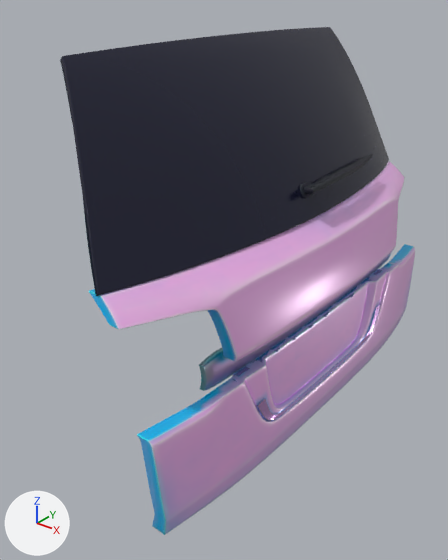
What one commit did to the glTF model model/parts/tailgate.glb.
One viewpoint serves both versions: a 50 mm lens placed at (3.249, -1.508, 1.967), pointed at (2.149, -0.133, 1.114). Arrows for +X, +Y and +Z are at lower left; the lights stay in place. The picture after the commit comes second. Where no turn or scale is listed for an object, it has been applied to the vertices. Vertices at exactly the same position are counted once.

In view in the first picture: 'Garnish', 'black_11', 'black_12', 'carpaint_6', 'chrome_4', 'windowglass_39'.
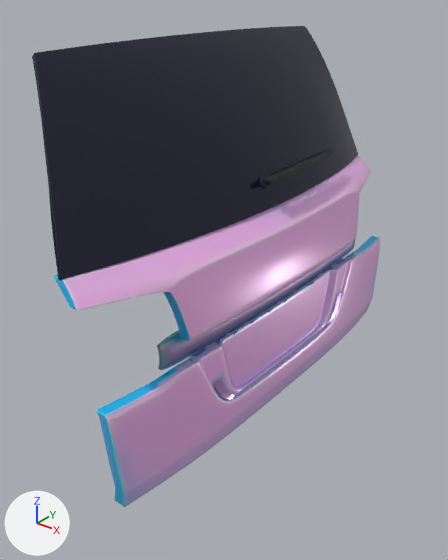
Where the change shows, as pixel boxes [x1, y1, x2, y2] in the pictures (448 x 560 px):
'windowglass_39', moved, rescaled: before [61, 27, 389, 295]; after [33, 26, 358, 279]
'carpaint_6', moved, rescaled: before [89, 161, 415, 535]; after [54, 155, 380, 507]
'Garnish', moved: before [199, 253, 391, 391]; after [157, 240, 355, 370]
'chrome_4', moved, rescaled: before [233, 270, 382, 421]; after [190, 258, 347, 400]
'black_12', moved, rescaled: before [300, 154, 373, 198]; after [260, 148, 337, 189]
'black_11', reshaped (mostly hidden): before [60, 59, 99, 296]; after [32, 56, 61, 280]

The edits, one by one:
me_garnish is used by ob_garnish; location (0.0, 0.0, 0.0).
me_garnish had 666 vertices, 1328 faces and spanned x 2.386..2.43, y -0.53..0.53, z 1.02..1.11.
me_garnish now has 666 vertices, 1328 faces and spans x 2.241..2.279, y -0.53..0.53, z 1.02..1.11.
me_garnish part 1: the whole mesh is scaled about its middle by (0.876, 1, 1), then moved by (-0.148, 0.0, 0.0).
me_chrome_4 is used by ob_chrome_4; location (0.068, 0.0, 1.12).
me_chrome_4 had 1687 vertices, 3089 faces and spanned x 2.348..2.398, y -0.443..0.459, z -0.309..-0.021.
me_chrome_4 now has 1687 vertices, 3089 faces and spans x 2.199..2.243, y -0.443..0.459, z -0.309..-0.021.
me_chrome_4 part 2: the whole mesh is scaled about its middle by (0.876, 1, 1), then moved by (-0.152, 0.0, 0.0).
me_carpaint_6 is used by ob_carpaint_6; location (-0.011, 0.0, 1.099).
me_carpaint_6 had 3094 vertices, 5916 faces and spanned x 2.245..2.49, y -0.74..0.74, z -0.415..0.241.
me_carpaint_6 now has 3094 vertices, 5916 faces and spans x 2.118..2.333, y -0.74..0.74, z -0.415..0.241.
me_carpaint_6 part 3: the whole mesh is scaled about its middle by (0.876, 1, 1), then moved by (-0.142, 0.0, 0.0).
me_black_11 is used by ob_black_11; location (-0.081, 0.0, 1.026).
me_black_11 had 1197 vertices, 1998 faces and spanned x 2.123..2.458, y -0.731..0.731, z 0.309..0.79.
me_black_11 now has 1196 vertices, 1998 faces and spans x 2.02..2.314, y -0.731..0.731, z 0.309..0.79.
me_black_11 part 4: 1197 vertices removed from x 2.123..2.458, y -0.731..0.731, z 0.309..0.79; 1196 vertices added at x 2.02..2.314, y -0.731..0.731, z 0.309..0.79.
me_black_12 is used by ob_black_12; location (-0.01, 0.0, 1.086).
me_black_12 had 462 vertices, 476 faces and spanned x 2.046..2.405, y -0.111..0.442, z 0.305..0.709.
me_black_12 now has 462 vertices, 476 faces and spans x 1.944..2.258, y -0.111..0.442, z 0.305..0.709.
me_black_12 part 5: the whole mesh is scaled about its middle by (0.876, 1, 1), then moved by (-0.124, 0.0, 0.0).
me_windowglass_39 is used by ob_windowglass_39; location (0.53, 0.0, 1.53).
me_windowglass_39 had 3874 vertices, 7744 faces and spanned x 1.516..1.857, y -0.73..0.73, z -0.193..0.294.
me_windowglass_39 now has 3874 vertices, 7744 faces and spans x 1.412..1.711, y -0.73..0.73, z -0.193..0.294.
me_windowglass_39 part 6: the whole mesh is scaled about its middle by (0.876, 1, 1), then moved by (-0.124, 0.0, 0.0).
